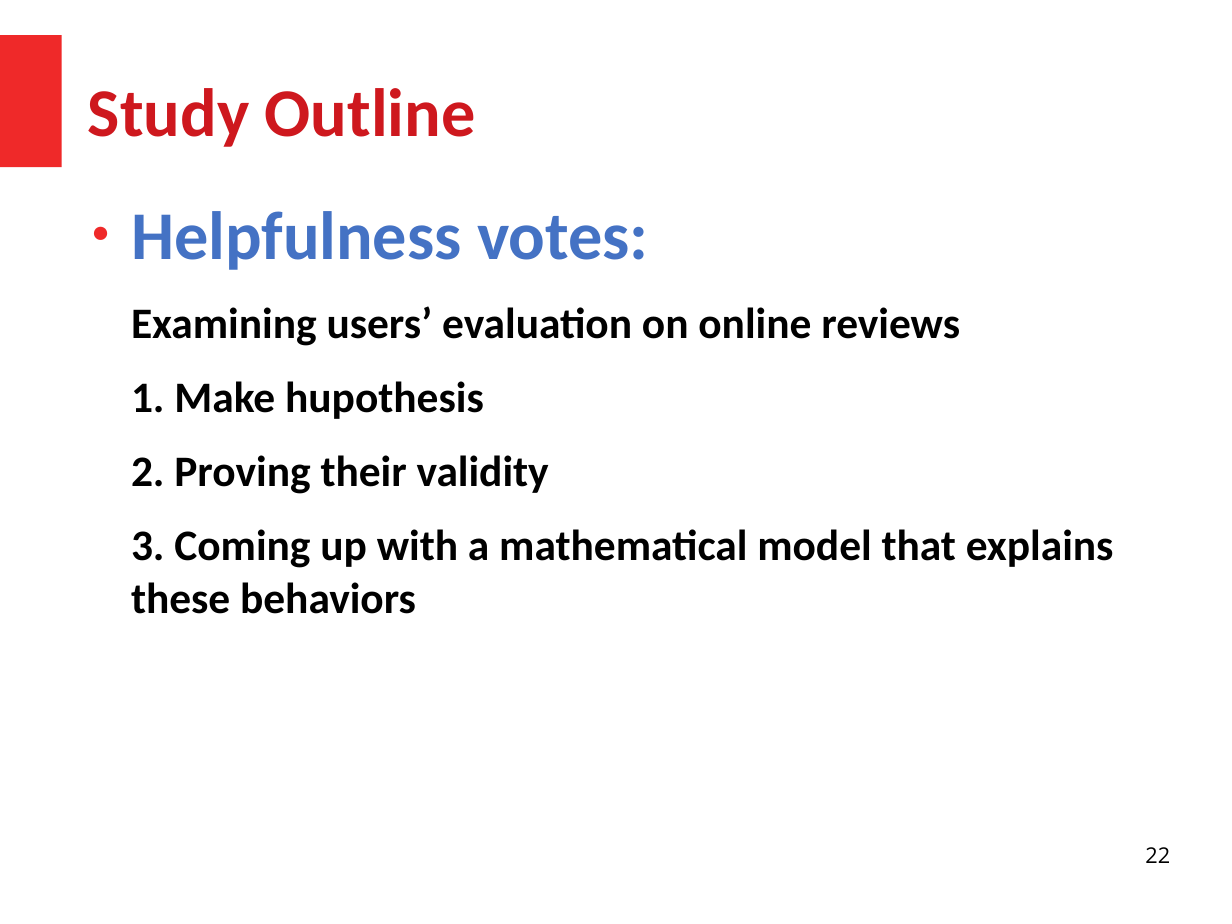
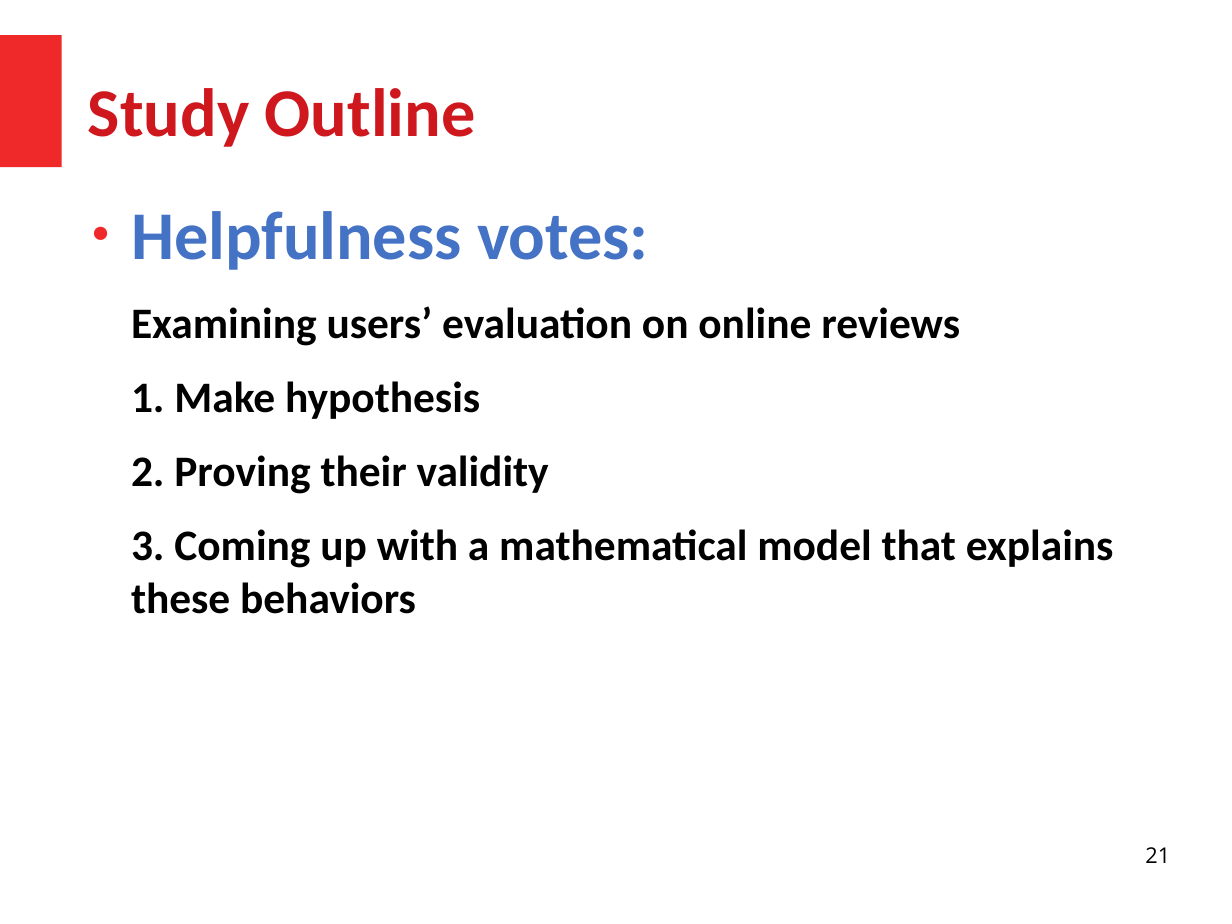
Before and after one commit to HussamHallak/cs834-f17, a slide deck: slide 21 of assignments/P5/P5.odp (slide 22 before the commit). Drawn at 1232x924 pixels with LibreOffice and Linux fonts; fonts in the diff are those of the drawing. Boxes give left, top, right and bottom in pixels: in the first picture for what was removed or moved away, otherwise in the second. Text is boxed around its words. In the diff, an @@ line names an element or a change of style, - is before the commit and + after.

```diff
--- a/assignments/P5/P5.odp
+++ b/assignments/P5/P5.odp
@@ text at [131,381,480,419]: text changed @@
-1. Make hupothesis
+1. Make hypothesis
@@ page number at [1145,847,1170,863]: text changed @@
-22
+21
```
Also in this commit, not shown: 16 other slides changed, 3 slides added, 4 slides removed, 1 other file.
